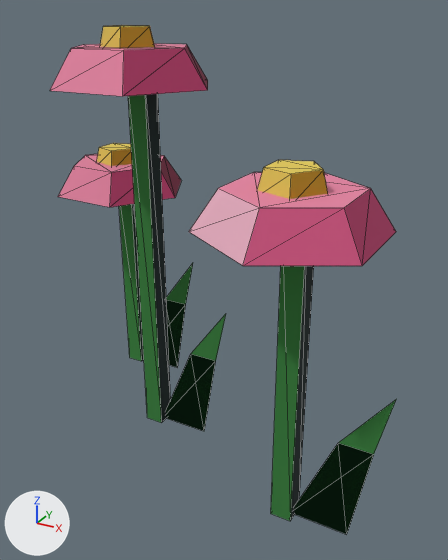
Renders of the glTF model godot/assets/models/world/flower_pink.glb from each side of a commit.
One viewpoint serves both versions: a 50 mm camera at (0.271, -0.442, 0.393) aimed at (0.023, 0.008, 0.168). Arrows for +X, +Y and +Z are at lower left; the lights stay in place. The picture after the commit comes second. Mesh edges are drawn as thin lines. Vertices at exactly the same position are counted once.

The first picture shows 'flower_pink'.
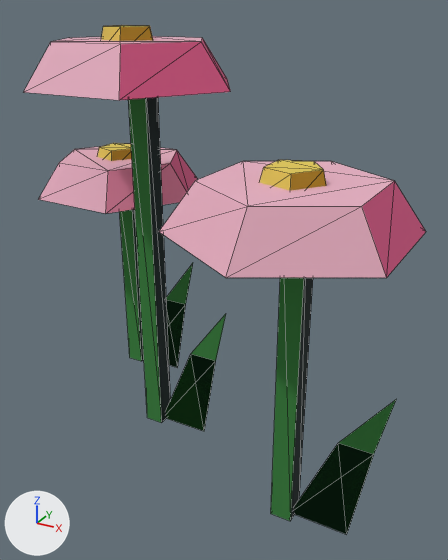
Boxes (x1, y1, x2, y2) around the edits, measured in the pictures (448 x 560 px; the box of a moved part takes in the faces that stretch with it):
'flower_pink', reshaped, recoloured (16% wider)
    before: (50, 25, 396, 534)
    after: (24, 25, 426, 534)
part 1 of me_flower_pink, moved or reshaped
    before: (50, 43, 208, 96)
    after: (24, 36, 230, 100)
part 2 of me_flower_pink, moved or reshaped
    before: (189, 172, 396, 266)
    after: (159, 161, 426, 278)
part 3 of me_flower_pink, moved or reshaped
    before: (58, 154, 181, 207)
    after: (38, 146, 197, 213)
part 4 of me_flower_pink, recoloured
    before: (50, 43, 371, 266)
    after: (24, 36, 394, 278)
part 5 of me_flower_pink, recoloured
    before: (110, 45, 396, 266)
    after: (106, 38, 426, 278)

What changed in the scene script:
```text
Change me_flower_pink:
    used by ob_flower_pink; location = (0.0, 0.0, 0.0)
    remove me_flower_pink.from_pydata(...)  # 105 vertices, 138 faces; spans x -0.21..0.2, y -0.142..0.14, z 0.0..0.38
    add me_flower_pink.from_pydata(...)  # 105 vertices, 138 faces; spans x -0.23..0.2, y -0.162..0.158, z 0.0..0.38
    me_flower_pink part 1: the loose piece of 12 vertices spanning x -0.12..0.02, y -0.073..0.049, z 0.335..0.365 is scaled about its middle by (1.29, 1.29, 1.17), then moved by (0.0, 0.0, 0.002)
    me_flower_pink part 2: the loose piece of 12 vertices spanning x 0.059..0.181, y -0.142..-0.002, z 0.255..0.285 is scaled about its middle by (1.29, 1.29, 1.17), then moved by (0.0, 0.0, 0.002)
    me_flower_pink part 3: the loose piece of 12 vertices spanning x -0.21..-0.07, y 0.016..0.14, z 0.215..0.245 is scaled about its middle by (1.29, 1.29, 1.17), then moved by (0.0, 0.0, 0.002)
    me_flower_pink part 4: 26 faces centred in x -0.191..0.154, y -0.121..0.114, z 0.225..0.365 are repainted in the vertex colours; the middle colour goes from pink #f68faf to pink #fdbfd2
    me_flower_pink part 5: 16 faces centred in x -0.146..0.175, y -0.085..0.133, z 0.225..0.355 are repainted in the vertex colours; the middle colour goes from pink #bc3f6e to pink #e96091
```
